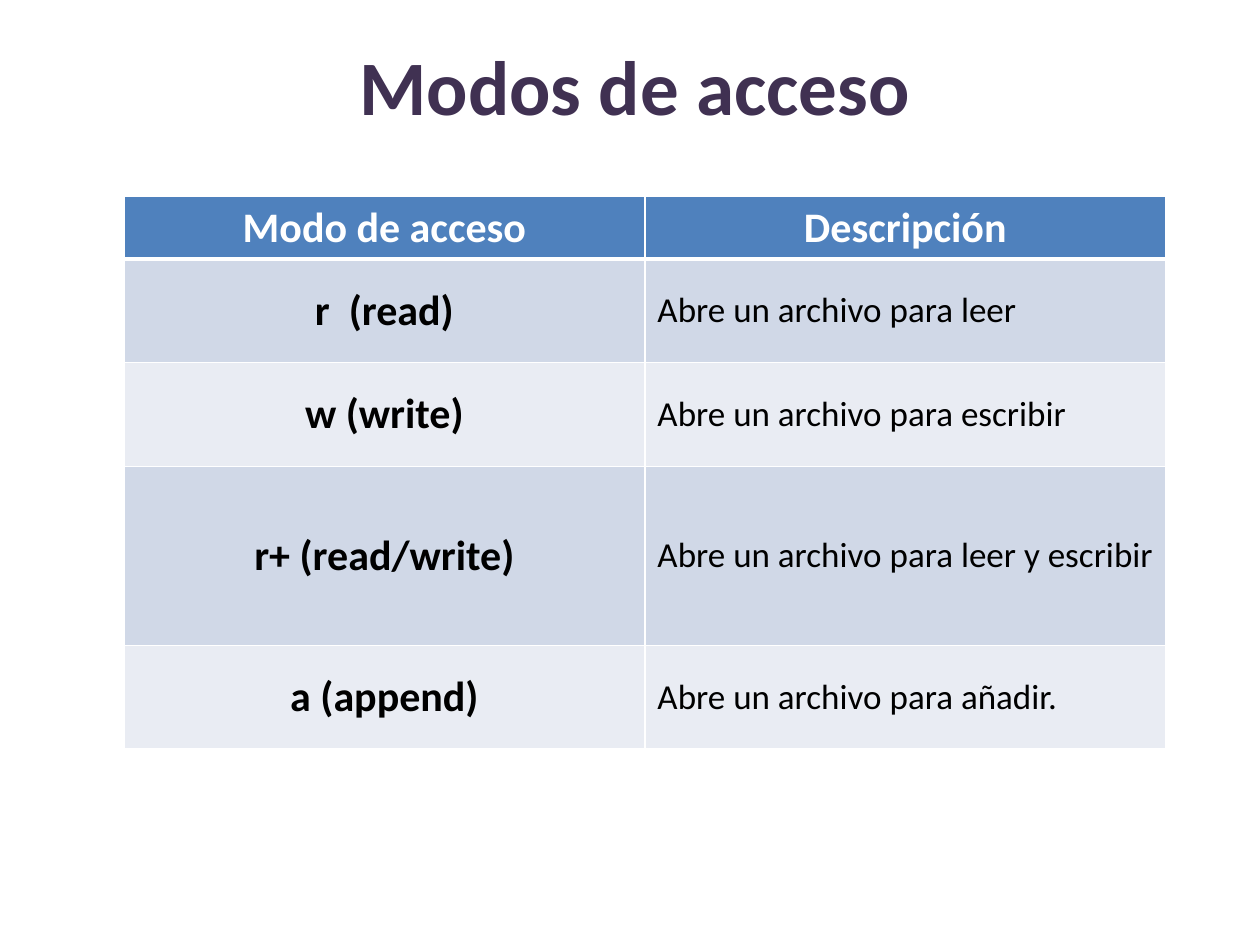
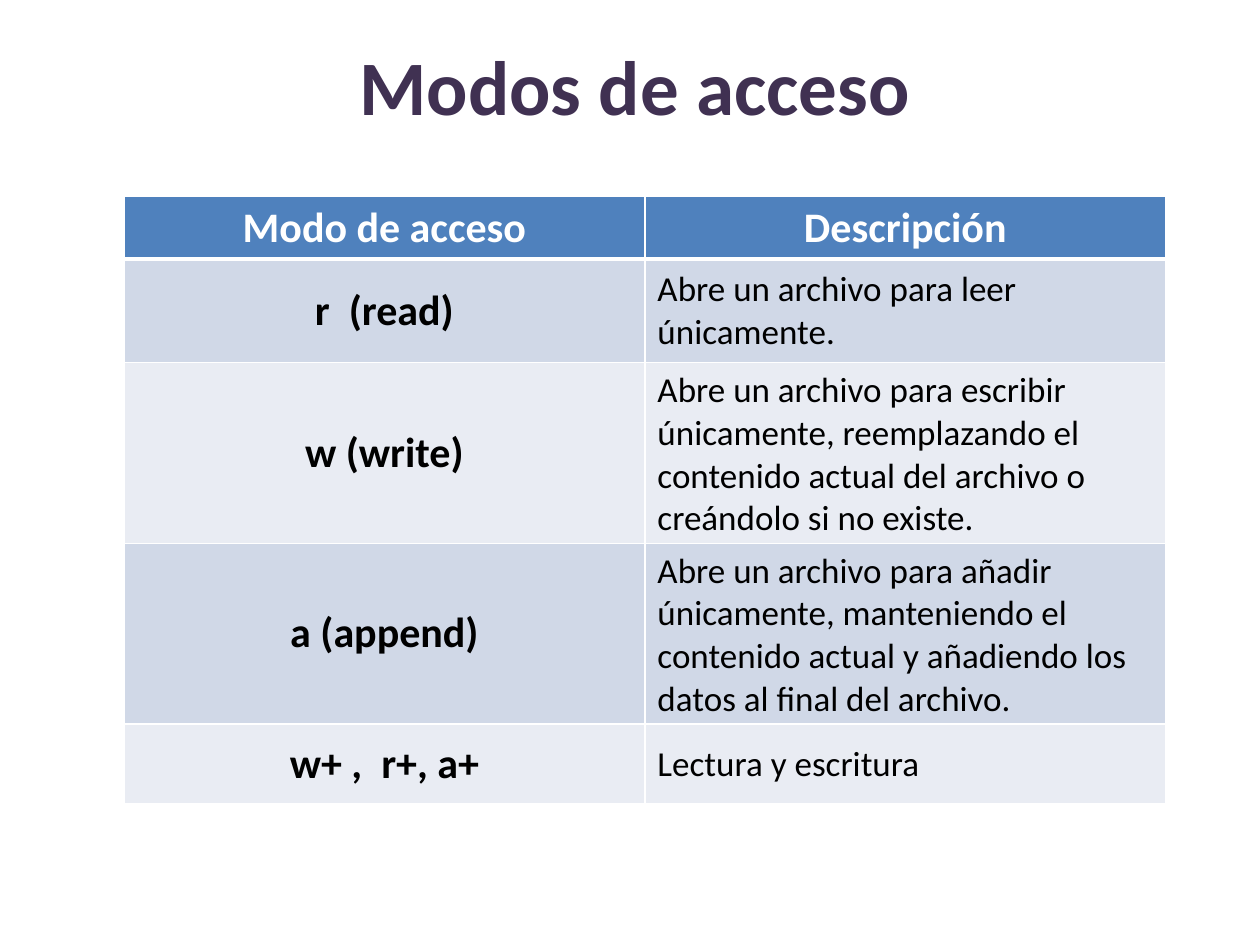
Before and after one commit to lizetheP/PensamientoC, a slide deck: slide 6 of calendario/documentos/10_Archivos.pptx. Drawn at 1260x945 pixels with LibreOffice and Linux fonts; fonts in the diff are those of the drawing. Boxes give left, top, right and bottom in pixels: in the first picture for what was removed or moved away, otherwise in the second. Text is boxed around its words. In the diff, an @@ line names an element or a change of style, - is before the commit and + after.

```diff
--- a/calendario/documentos/10_Archivos.pptx
+++ b/calendario/documentos/10_Archivos.pptx
@@ table at (x1=123, y1=195, x2=1164, y2=804) @@
-row 2, column 2: Abre un archivo para leer
+row 2, column 2: Abre un archivo para leer únicamente.
-row 3, column 2: Abre un archivo para escribir
+row 3, column 2: Abre un archivo para escribir únicamente, reemplazando el contenido actual del archivo o creándolo si no existe.
-row 4, column 1: r+ (read/write)
+row 4, column 1: a (append)
-row 4, column 2: Abre un archivo para leer y escribir
+row 4, column 2: Abre un archivo para añadir únicamente, manteniendo el contenido actual y añadiendo los datos al final del archivo.
-row 5, column 1: a (append)
+row 5, column 1: w+ , r+, a+
-row 5, column 2: Abre un archivo para añadir.
+row 5, column 2: Lectura y escritura
```
Also in this commit, not shown: 14 other slides changed, 4 other files.
